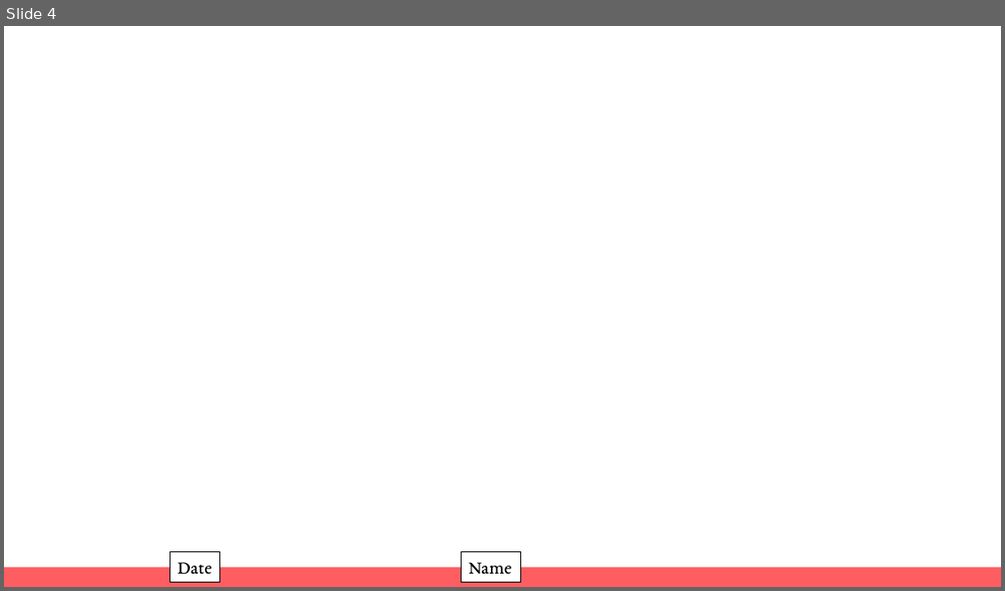
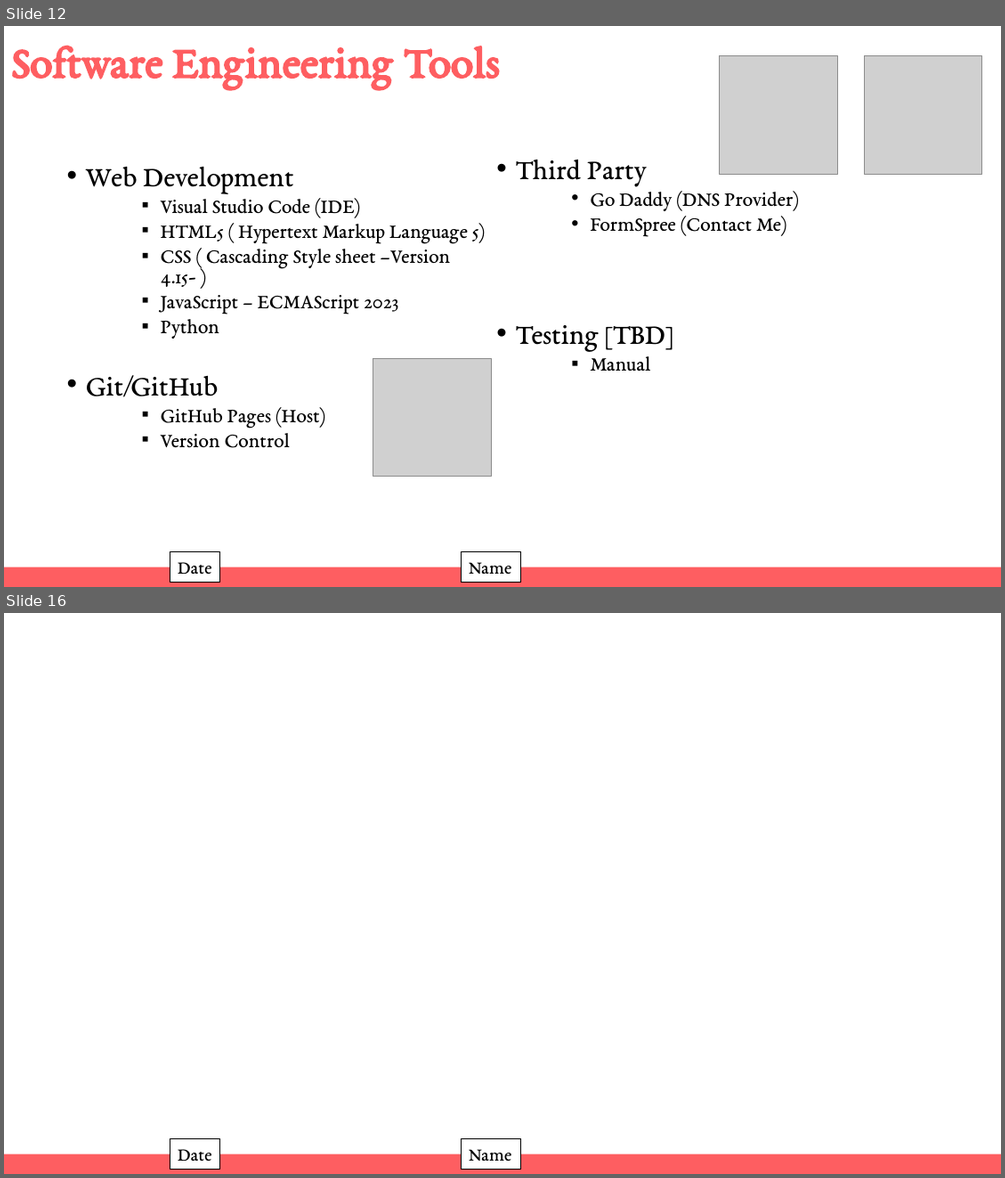
Before and after one commit to WManison/WManison.github.io, a slide deck: docs/CS3300 – Introduction to Software Engineering - Final.pptx. Shown one above the other, each under a label of ours: slide 4 before the commit, slides 12 and 16 after it; the slides between them are not shown. The pictures are 1005x591 and 1005x1178 pixels, drawn with LibreOffice and Linux fonts; fonts in the diff are those of the drawing; grey boxes stand for pictures. Boxes give left, top, right and bottom in pixels: in the first picture for what was removed or moved away, otherwise in the second. Text is boxed around its words. In the diff, an @@ line names an element or a change of style, - is before the commit and + after.

```diff
--- a/docs/CS3300 – Introduction to Software Engineering - Final.pptx
+++ b/docs/CS3300 – Introduction to Software Engineering - Final.pptx
@@ slide 12 added at (4, 26, 1001, 587), background #FFFFFF @@
@@ title added at (11, 45, 499, 88), 44 pt, text #FE5E61, bold @@
+Software Engineering Tools
@@ picture added at (720, 56, 838, 174) @@
@@ picture added at (864, 56, 982, 174) @@
@@ text added at (86, 166, 799, 448), 20 pt, text #000000 @@
+• Web Development
+    ▪ Visual Studio Code (IDE)
+    ▪ HTML5 ( Hypertext Markup Language 5)
+    ▪ CSS ( Cascading Style sheet –Version 4.15- )
+    ▪ JavaScript – ECMAScript 2023
+    ▪ Python
+• Git/GitHub
+    ▪ GitHub Pages (Host)
+    ▪ Version Control
+• Third Party
+    • Go Daddy (DNS Provider)
+    • FormSpree (Contact Me)
+• Testing [TBD]
+    ▪ Manual
@@ picture added at (373, 358, 492, 476) @@
@@ rectangle added at (170, 552, 220, 581), fill #FFFFFF, outline #000000 0.75 pt, 18 pt, text #000000 @@
+Date
@@ rectangle added at (461, 552, 521, 581), fill #FFFFFF, outline #000000 0.75 pt, 18 pt, text #000000 @@
+Name
@@ rectangle added at (4, 566, 1001, 587), fill #FE5E61 @@
@@ what was slide 4 is now slide 16 @@
```
Also in this commit, not shown: 13 other slides added, 1 slide removed.
